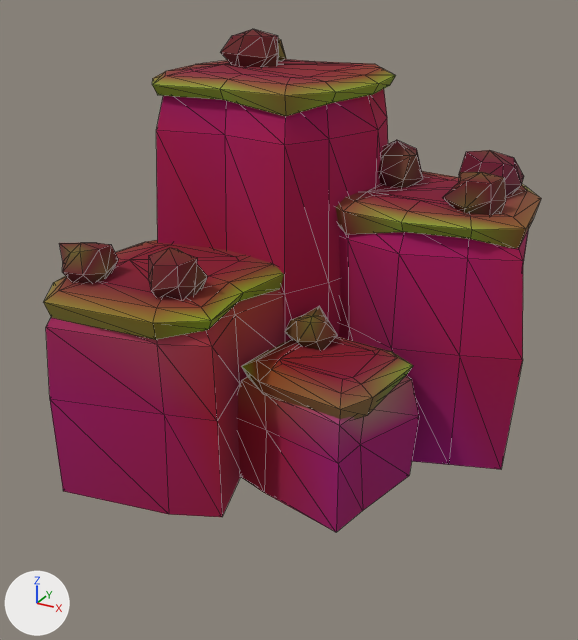
Before and after pictures for a commit that changed the glTF model ArtSource/Exports/Environment/Cliff_Cluster_Corner.glb.
One viewpoint serves both versions: a 50 mm lens placed at (3.73, -7.2, 4.75), pointed at (-0.05, -0.33, 1.32). Arrows for +X, +Y and +Z are at lower left; the lights stay in place. The picture after the commit comes second. Mesh edges are drawn as thin lines. Vertices at exactly the same position are counted once.

The first picture shows 'Cliff_Cluster_Corner'.
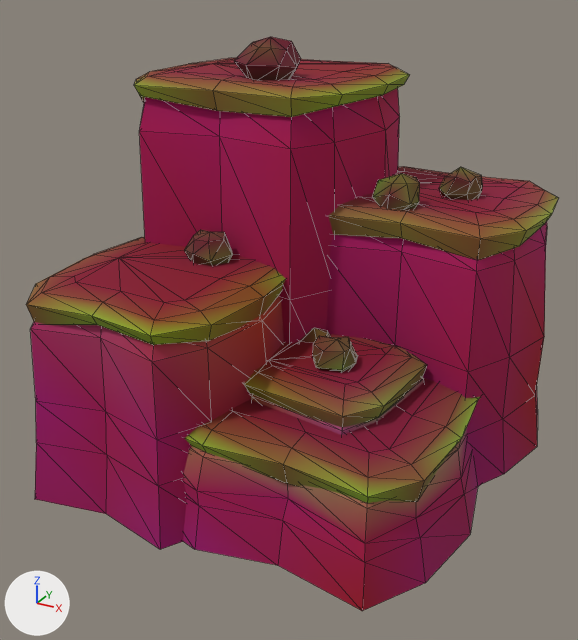
What differs and where, as boxes (x1, y1, x2, y2) in the pictures (578 x 640 px; the box of a moved part takes in the faces that stretch with it):
'Cliff_Cluster_Corner', reshaped (7% wider, 14% taller): before (44, 29, 541, 532); after (26, 37, 558, 611)
part 1 of me_cliff_cluster_corner, rebuilt (12% wider): before (156, 89, 388, 342); after (139, 88, 400, 344)
part 2 of me_cliff_cluster_corner, rebuilt (14% wider): before (152, 59, 395, 116); after (134, 58, 410, 117)
part 3 of me_cliff_cluster_corner, rebuilt (8% wider, 8% taller): before (44, 240, 284, 340); after (26, 237, 286, 345)
part 4 of me_cliff_cluster_corner, rebuilt (17% wider, 10% taller): before (339, 229, 528, 469); after (326, 221, 547, 485)
part 5 of me_cliff_cluster_corner, rebuilt (12% wider, 22% taller): before (336, 171, 541, 248); after (328, 166, 558, 260)
part 6 of me_cliff_cluster_corner, rebuilt (7% wider, 11% taller): before (46, 289, 284, 517); after (30, 295, 284, 549)
part 7 of me_cliff_cluster_corner, rebuilt (mostly hidden afterwards): before (238, 375, 419, 532); after (250, 378, 424, 435)
part 8 of me_cliff_cluster_corner, rebuilt: before (241, 336, 413, 419); after (244, 334, 427, 428)
part 9 of me_cliff_cluster_corner, deleted (mostly hidden): before (278, 39, 286, 61)
part 10 of me_cliff_cluster_corner, deleted (brown): before (149, 248, 208, 299)
part 11 of me_cliff_cluster_corner, deleted: before (59, 243, 118, 283)
part 12 of me_cliff_cluster_corner, deleted (brown): before (220, 29, 279, 67)
part 13 of me_cliff_cluster_corner, deleted (brown): before (443, 172, 506, 215)
part 14 of me_cliff_cluster_corner, built on: before (285, 306, 337, 350); after (183, 230, 480, 611)
part 15 of me_cliff_cluster_corner, moved or reshaped: before (378, 140, 524, 196); after (373, 167, 483, 211)
part 16 of me_cliff_cluster_corner, added (brown): after (234, 37, 301, 80)

The change, as a diff of the scene's bpy script:
```diff
--- a/ArtSource/Exports/Environment/Cliff_Cluster_Corner.glb.py
+++ b/ArtSource/Exports/Environment/Cliff_Cluster_Corner.glb.py
@@ me_cliff_cluster_corner @@
-me_cliff_cluster_corner.from_pydata(...)  # 504 vertices, 944 faces; spans x -2.22..2.27, y -2.19..2.25, z -0.3..4.13
+me_cliff_cluster_corner.from_pydata(...)  # 783 vertices, 1490 faces; spans x -2.46..2.43, y -2.43..2.41, z -0.3..4.13
+# me_cliff_cluster_corner part 1: the loose piece of 48 vertices spanning x -2.21..0.42, y -0.38..2.25, z -0.3..3.58 is rebuilt with 60 vertices and now spans x -2.43..0.66, y -0.64..2.4, z -0.3..3.58
+# me_cliff_cluster_corner part 2: the loose piece of 48 vertices spanning x -2.14..0.35, y -0.32..2.12, z 3.44..3.74 is rebuilt with 48 vertices and now spans x -2.24..0.46, y -0.45..2.23, z 3.39..3.74
+# me_cliff_cluster_corner part 3: the loose piece of 40 vertices spanning x -2.12..-0.08, y -2.13..0.1, z 1.65..1.94 is rebuilt with 48 vertices and now spans x -2.26..0.04, y -2.25..0.26, z 1.58..1.94
+# me_cliff_cluster_corner part 4: the loose piece of 40 vertices spanning x -0.17..2.27, y 0.01..2.25, z -0.3..2.38 is rebuilt with 60 vertices and now spans x -0.44..2.43, y -0.24..2.41, z -0.3..2.38
+# me_cliff_cluster_corner part 5: the loose piece of 40 vertices spanning x -0.11..2.13, y 0.07..2.13, z 2.17..2.54 is rebuilt with 48 vertices and now spans x -0.25..2.24, y -0.06..2.24, z 2.2..2.54
+# me_cliff_cluster_corner part 6: the loose piece of 40 vertices spanning x -2.22..-0.04, y -2.19..0.15, z -0.3..1.78 is rebuilt with 60 vertices and now spans x -2.46..0.22, y -2.43..0.44, z -0.3..1.78
+# me_cliff_cluster_corner part 7: the loose piece of 32 vertices spanning x -0.33..1.4, y -1.4..0.2, z -0.3..0.98 is rebuilt with 40 vertices and now spans x -0.52..1.59, y -1.62..0.39, z -0.3..0.98
+# me_cliff_cluster_corner part 8: the loose piece of 32 vertices spanning x -0.22..1.31, y -1.34..0.11, z 0.82..1.14 is rebuilt with 32 vertices and now spans x -0.35..1.43, y -1.45..0.23, z 0.79..1.14
+# me_cliff_cluster_corner part 9: the loose piece of 23 vertices spanning x -1.63..-1.13, y 1.34..1.78, z 3.71..4.01 is deleted
+# me_cliff_cluster_corner part 10: the loose piece of 23 vertices spanning x -0.91..-0.4, y -1.78..-1.21, z 1.91..2.37 is deleted
+# me_cliff_cluster_corner part 11: the loose piece of 23 vertices spanning x -1.98..-1.4, y -1.83..-1.28, z 1.91..2.27 is deleted
+# me_cliff_cluster_corner part 12: the loose piece of 23 vertices spanning x -1.63..-0.96, y 0.74..1.39, z 3.7..4.13 is deleted
+# me_cliff_cluster_corner part 13: the loose piece of 23 vertices spanning x 1.27..1.87, y 0.36..0.91, z 2.51..2.9 is deleted
+# me_cliff_cluster_corner part 14: 23 vertices removed from x -0.07..0.51, y -0.56..-0.06, z 1.11..1.45; 295 vertices added at x -2.27..2.24, y -2.28..2.26, z -0.3..2.24
+# me_cliff_cluster_corner part 15: 46 vertices removed from x 0.16..1.84, y 0.92..1.66, z 2.5..3.01; 69 vertices added at x -0.07..1.53, y 0.18..1.19, z 2.51..2.87
+# me_cliff_cluster_corner part 16: 23 vertices added at x -0.86..-0.2, y -0.2..0.43, z 3.7..4.13
 me_cliff_cluster_corner.materials.append(mat_m_env_cliff)
```
